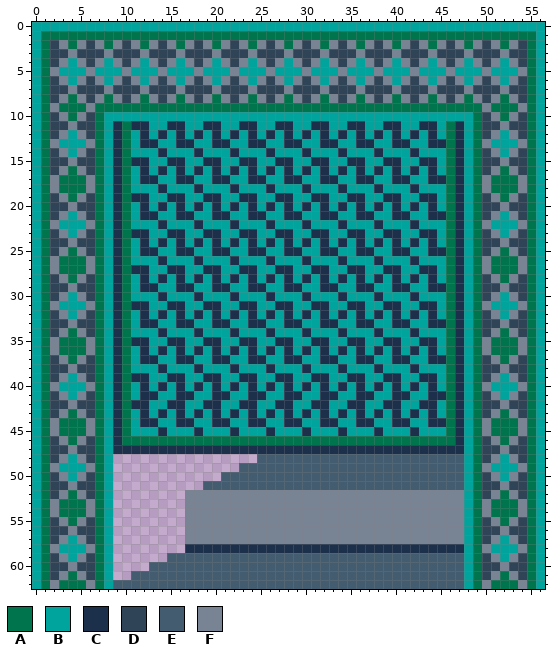
One commit to this pixel-art sprite: PoP/resources/Sprites_400/Dungeon/door/final_door_opening/frame05.png. The first picture shows the starting point.
The file is 114x126 pixels, drawn in blocks of 2x2; one block is one cell here.
Palette (. is transparent): A #00744c  B #00a49c  C #1c304c  D #304458  E #445c70  F #788494
Pixels before (only the part around the change), first column x 0:
 0 BBBBBBBBBBBBBBBBBBBBBBBBBBBBBBBBBBBBBBBBBBBBBBBBBBBBBBBBB
 1 BAAAAAAAAAAAAAAAAAAAAAAAAAAAAAAAAAAAAAAAAAAAAAAAAAAAAAAAB
 2 BADFAFDFAFDFAFDFAFDFAFDFAFDFAFDFAFDFAFDFAFDFAFDFAFDFAFDAB
 3 BADDFDDDFDDDFDDDFDDDFDDDFDDDFDDDFDDDFDDDFDDDFDDDFDDDFDDAB
 4 BADFBFDFBFDFBFDFBFDFBFDFBFDFBFDFBFDFBFDFBFDFBFDFBFDFBFDAB
 5 BAFBBBFBBBFBBBFBBBFBBBFBBBFBBBFBBBFBBBFBBBFBBBFBBBFBBBFAB
 6 BADFBFDFBFDFBFDFBFDFBFDFBFDFBFDFBFDFBFDFBFDFBFDFBFDFBFDAB
 7 BADDFDDDFDDDFDDDFDDDFDDDFDDDFDDDFDDDFDDDFDDDFDDDFDDDFDDAB
 8 BADFAFDFAFDFAFDFAFDFAFDFAFDFAFDFAFDFAFDFAFDFAFDFAFDFAFDAB
 9 BAFAAAFAAAAAAAAAAAAAAAAAAAAAAAAAAAAAAAAAAAAAAAAAAAFAAAFAB
10 BADFAFDABBBBBBBBBBBBBBBBBBBBBBBBBBBBBBBBBBBBBBBBBADFAFDAB
11 BADDFDDABCACCBBCCBBCCBBCCBBCCBBCCBBCCBBCCBBCCBACBADDFDDAB
12 BADFBFDABCABCBCBCBCBCBCBCBCBCBCBCBCBCBCBCBCBCBACBADFBFDAB
13 BAFBBBFABCABCCBBCCBBCCBBCCBBCCBBCCBBCCBBCCBBCCACBAFBBBFAB
14 BADFBFDABCABBBCBBBCBBBCBBBCBBBCBBBCBBBCBBBCBBBACBADFBFDAB
15 BADDFDDABCACCBBCCBBCCBBCCBBCCBBCCBBCCBBCCBBCCBACBADDFDDAB
16 BADFAFDABCABCBCBCBCBCBCBCBCBCBCBCBCBCBCBCBCBCBACBADFAFDAB
17 BAFAAAFABCABCCBBCCBBCCBBCCBBCCBBCCBBCCBBCCBBCCACBAFAAAFAB
18 BAFAAAFABCABBBCBBBCBBBCBBBCBBBCBBBCBBBCBBBCBBBACBAFAAAFAB
19 BADFAFDABCACCBBCCBBCCBBCCBBCCBBCCBBCCBBCCBBCCBACBADFAFDAB
20 BADDFDDABCABCBCBCBCBCBCBCBCBCBCBCBCBCBCBCBCBCBACBADDFDDAB
21 BADFBFDABCABCCBBCCBBCCBBCCBBCCBBCCBBCCBBCCBBCCACBADFBFDAB
22 BAFBBBFABCABBBCBBBCBBBCBBBCBBBCBBBCBBBCBBBCBBBACBAFBBBFAB
23 BADFBFDABCACCBBCCBBCCBBCCBBCCBBCCBBCCBBCCBBCCBACBADFBFDAB
24 BADDFDDABCABCBCBCBCBCBCBCBCBCBCBCBCBCBCBCBCBCBACBADDFDDAB
25 BADFAFDABCABCCBBCCBBCCBBCCBBCCBBCCBBCCBBCCBBCCACBADFAFDAB
26 BAFAAAFABCABBBCBBBCBBBCBBBCBBBCBBBCBBBCBBBCBBBACBAFAAAFAB
27 BAFAAAFABCACCBBCCBBCCBBCCBBCCBBCCBBCCBBCCBBCCBACBAFAAAFAB
28 BADFAFDABCABCBCBCBCBCBCBCBCBCBCBCBCBCBCBCBCBCBACBADFAFDAB
29 BADDFDDABCABCCBBCCBBCCBBCCBBCCBBCCBBCCBBCCBBCCACBADDFDDAB
30 BADFBFDABCABBBCBBBCBBBCBBBCBBBCBBBCBBBCBBBCBBBACBADFBFDAB
31 BAFBBBFABCACCBBCCBBCCBBCCBBCCBBCCBBCCBBCCBBCCBACBAFBBBFAB
32 BADFBFDABCABCBCBCBCBCBCBCBCBCBCBCBCBCBCBCBCBCBACBADFBFDAB
33 BADDFDDABCABCCBBCCBBCCBBCCBBCCBBCCBBCCBBCCBBCCACBADDFDDAB
34 BADFAFDABCABBBCBBBCBBBCBBBCBBBCBBBCBBBCBBBCBBBACBADFAFDAB
35 BAFAAAFABCACCBBCCBBCCBBCCBBCCBBCCBBCCBBCCBBCCBACBAFAAAFAB
36 BAFAAAFABCABCBCBCBCBCBCBCBCBCBCBCBCBCBCBCBCBCBACBAFAAAFAB
37 BADFAFDABCABCCBBCCBBCCBBCCBBCCBBCCBBCCBBCCBBCCACBADFAFDAB
38 BADDFDDABCABBBCBBBCBBBCBBBCBBBCBBBCBBBCBBBCBBBACBADDFDDAB
39 BADFBFDABCACCBBCCBBCCBBCCBBCCBBCCBBCCBBCCBBCCBACBADFBFDAB
40 BAFBBBFABCABCBCBCBCBCBCBCBCBCBCBCBCBCBCBCBCBCBACBAFBBBFAB
41 BADFBFDABCABCCBBCCBBCCBBCCBBCCBBCCBBCCBBCCBBCCACBADFBFDAB
42 BADDFDDABCACCBBCCBBCCBBCCBBCCBBCCBBCCBBCCBBCCBACBADDFDDAB
43 BADFAFDABCABCBCBCBCBCBCBCBCBCBCBCBCBCBCBCBCBCBACBADFAFDAB
44 BAFAAAFABCABCCBBCCBBCCBBCCBBCCBBCCBBCCBBCCBBCCACBAFAAAFAB
45 BAFAAAFABCABBBCBBBCBBBCBBBCBBBCBBBCBBBCBBBCBBBACBAFAAAFAB
46 BADFAFDABCAAAAAAAAAAAAAAAAAAAAAAAAAAAAAAAAAAAAACBADFAFDAB
47 BADDFDDABCCCCCCCCCCCCCCCCCCCCCCCCCCCCCCCCCCCCCCCBADDFDDAB
48 BADFBFDAB................EEEEEEEEEEEEEEEEEEEEEEEBADFBFDAB
49 BAFBBBFAB..............EEEEEEEEEEEEEEEEEEEEEEEEEBAFBBBFAB
50 BADFBFDAB............EEEEEEEEEEEEEEEEEEEEEEEEEEEBADFBFDAB
51 BADDFDDAB..........EEEEEEEEEEEEEEEEEEEEEEEEEEEEEBADDFDDAB
52 BADFAFDAB........FFFFFFFFFFFFFFFFFFFFFFFFFFFFFFFBADFAFDAB
53 BAFAAAFAB........FFFFFFFFFFFFFFFFFFFFFFFFFFFFFFFBAFAAAFAB
54 BAFAAAFAB........FFFFFFFFFFFFFFFFFFFFFFFFFFFFFFFBAFAAAFAB
55 BADFAFDAB........FFFFFFFFFFFFFFFFFFFFFFFFFFFFFFFBADFAFDAB
56 BADDFDDAB........FFFFFFFFFFFFFFFFFFFFFFFFFFFFFFFBADDFDDAB
57 BADFBFDAB........FFFFFFFFFFFFFFFFFFFFFFFFFFFFFFFBADFBFDAB
58 BAFBBBFAB........CCCCCCCCCCCCCCCCCCCCCCCCCCCCCCCBAFBBBFAB
59 BADFBFDAB......EEEEEEEEEEEEEEEEEEEEEEEEEEEEEEEEEBADFBFDAB
60 BADDFDDAB....EEEEEEEEEEEEEEEEEEEEEEEEEEEEEEEEEEEBADDFDDAB
61 BADFAFDAB..EEEEEEEEEEEEEEEEEEEEEEEEEEEEEEEEEEEEEBADFAFDAB
62 BAFAAAFABEEEEEEEEEEEEEEEEEEEEEEEEEEEEEEEEEEEEEEEBAFAAAFAB
The result:
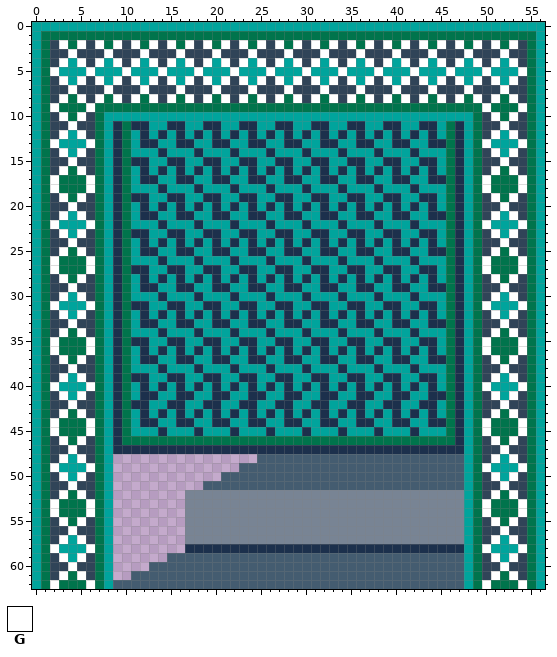
Colours new in this view: G #ffffff
From old to new:
y 2: x 3 F -> G; x 5 F -> G; x 7 F -> G; x 9 F -> G; x 11 F -> G; x 13 F -> G; x 15 F -> G; x 17 F -> G; x 19 F -> G; x 21 F -> G; x 23 F -> G; x 25 F -> G; x 27 F -> G; x 29 F -> G; x 31 F -> G; x 33 F -> G; x 35 F -> G; x 37 F -> G; x 39 F -> G; x 41 F -> G; x 43 F -> G; x 45 F -> G; x 47 F -> G; x 49 F -> G; x 51 F -> G; x 53 F -> G
y 3: x 4 F -> G; x 8 F -> G; x 12 F -> G; x 16 F -> G; x 20 F -> G; x 24 F -> G; x 28 F -> G; x 32 F -> G; x 36 F -> G; x 40 F -> G; x 44 F -> G; x 48 F -> G; x 52 F -> G
y 4: x 3 F -> G; x 5 F -> G; x 7 F -> G; x 9 F -> G; x 11 F -> G; x 13 F -> G; x 15 F -> G; x 17 F -> G; x 19 F -> G; x 21 F -> G; x 23 F -> G; x 25 F -> G; x 27 F -> G; x 29 F -> G; x 31 F -> G; x 33 F -> G; x 35 F -> G; x 37 F -> G; x 39 F -> G; x 41 F -> G; x 43 F -> G; x 45 F -> G; x 47 F -> G; x 49 F -> G; x 51 F -> G; x 53 F -> G
y 5: x 2 F -> G; x 6 F -> G; x 10 F -> G; x 14 F -> G; x 18 F -> G; x 22 F -> G; x 26 F -> G; x 30 F -> G; x 34 F -> G; x 38 F -> G; x 42 F -> G; x 46 F -> G; x 50 F -> G; x 54 F -> G
y 6: x 3 F -> G; x 5 F -> G; x 7 F -> G; x 9 F -> G; x 11 F -> G; x 13 F -> G; x 15 F -> G; x 17 F -> G; x 19 F -> G; x 21 F -> G; x 23 F -> G; x 25 F -> G; x 27 F -> G; x 29 F -> G; x 31 F -> G; x 33 F -> G; x 35 F -> G; x 37 F -> G; x 39 F -> G; x 41 F -> G; x 43 F -> G; x 45 F -> G; x 47 F -> G; x 49 F -> G; x 51 F -> G; x 53 F -> G
y 7: x 4 F -> G; x 8 F -> G; x 12 F -> G; x 16 F -> G; x 20 F -> G; x 24 F -> G; x 28 F -> G; x 32 F -> G; x 36 F -> G; x 40 F -> G; x 44 F -> G; x 48 F -> G; x 52 F -> G
y 8: x 3 F -> G; x 5 F -> G; x 7 F -> G; x 9 F -> G; x 11 F -> G; x 13 F -> G; x 15 F -> G; x 17 F -> G; x 19 F -> G; x 21 F -> G; x 23 F -> G; x 25 F -> G; x 27 F -> G; x 29 F -> G; x 31 F -> G; x 33 F -> G; x 35 F -> G; x 37 F -> G; x 39 F -> G; x 41 F -> G; x 43 F -> G; x 45 F -> G; x 47 F -> G; x 49 F -> G; x 51 F -> G; x 53 F -> G
y 9: x 2 F -> G; x 6 F -> G; x 50 F -> G; x 54 F -> G
y 10: x 3 F -> G; x 5 F -> G; x 51 F -> G; x 53 F -> G
y 11: x 4 F -> G; x 52 F -> G
y 12: x 3 F -> G; x 5 F -> G; x 51 F -> G; x 53 F -> G
y 13: x 2 F -> G; x 6 F -> G; x 50 F -> G; x 54 F -> G
y 14: x 3 F -> G; x 5 F -> G; x 51 F -> G; x 53 F -> G
y 15: x 4 F -> G; x 52 F -> G
y 16: x 3 F -> G; x 5 F -> G; x 51 F -> G; x 53 F -> G
y 17..18: x 2 F -> G; x 6 F -> G; x 50 F -> G; x 54 F -> G
y 19: x 3 F -> G; x 5 F -> G; x 51 F -> G; x 53 F -> G
y 20: x 4 F -> G; x 52 F -> G
y 21: x 3 F -> G; x 5 F -> G; x 51 F -> G; x 53 F -> G
y 22: x 2 F -> G; x 6 F -> G; x 50 F -> G; x 54 F -> G
y 23: x 3 F -> G; x 5 F -> G; x 51 F -> G; x 53 F -> G
y 24: x 4 F -> G; x 52 F -> G
y 25: x 3 F -> G; x 5 F -> G; x 51 F -> G; x 53 F -> G
y 26..27: x 2 F -> G; x 6 F -> G; x 50 F -> G; x 54 F -> G
y 28: x 3 F -> G; x 5 F -> G; x 51 F -> G; x 53 F -> G
y 29: x 4 F -> G; x 52 F -> G
y 30: x 3 F -> G; x 5 F -> G; x 51 F -> G; x 53 F -> G
y 31: x 2 F -> G; x 6 F -> G; x 50 F -> G; x 54 F -> G
y 32: x 3 F -> G; x 5 F -> G; x 51 F -> G; x 53 F -> G
y 33: x 4 F -> G; x 52 F -> G
y 34: x 3 F -> G; x 5 F -> G; x 51 F -> G; x 53 F -> G
y 35..36: x 2 F -> G; x 6 F -> G; x 50 F -> G; x 54 F -> G
y 37: x 3 F -> G; x 5 F -> G; x 51 F -> G; x 53 F -> G
y 38: x 4 F -> G; x 52 F -> G
y 39: x 3 F -> G; x 5 F -> G; x 51 F -> G; x 53 F -> G
y 40: x 2 F -> G; x 6 F -> G; x 50 F -> G; x 54 F -> G
y 41: x 3 F -> G; x 5 F -> G; x 51 F -> G; x 53 F -> G
y 42: x 4 F -> G; x 52 F -> G
y 43: x 3 F -> G; x 5 F -> G; x 51 F -> G; x 53 F -> G
y 44..45: x 2 F -> G; x 6 F -> G; x 50 F -> G; x 54 F -> G
y 46: x 3 F -> G; x 5 F -> G; x 51 F -> G; x 53 F -> G
y 47: x 4 F -> G; x 52 F -> G
y 48: x 3 F -> G; x 5 F -> G; x 51 F -> G; x 53 F -> G
y 49: x 2 F -> G; x 6 F -> G; x 50 F -> G; x 54 F -> G
y 50: x 3 F -> G; x 5 F -> G; x 51 F -> G; x 53 F -> G
y 51: x 4 F -> G; x 52 F -> G
y 52: x 3 F -> G; x 5 F -> G; x 51 F -> G; x 53 F -> G
y 53..54: x 2 F -> G; x 6 F -> G; x 50 F -> G; x 54 F -> G
y 55: x 3 F -> G; x 5 F -> G; x 51 F -> G; x 53 F -> G
y 56: x 4 F -> G; x 52 F -> G
y 57: x 3 F -> G; x 5 F -> G; x 51 F -> G; x 53 F -> G
y 58: x 2 F -> G; x 6 F -> G; x 50 F -> G; x 54 F -> G
y 59: x 3 F -> G; x 5 F -> G; x 51 F -> G; x 53 F -> G
y 60: x 4 F -> G; x 52 F -> G
y 61: x 3 F -> G; x 5 F -> G; x 51 F -> G; x 53 F -> G
y 62: x 2 F -> G; x 6 F -> G; x 50 F -> G; x 54 F -> G
Boxes around the changes in both pictures, in picture pixels (x1, y1, x2, y2):
changed: (50, 40, 527, 589)
